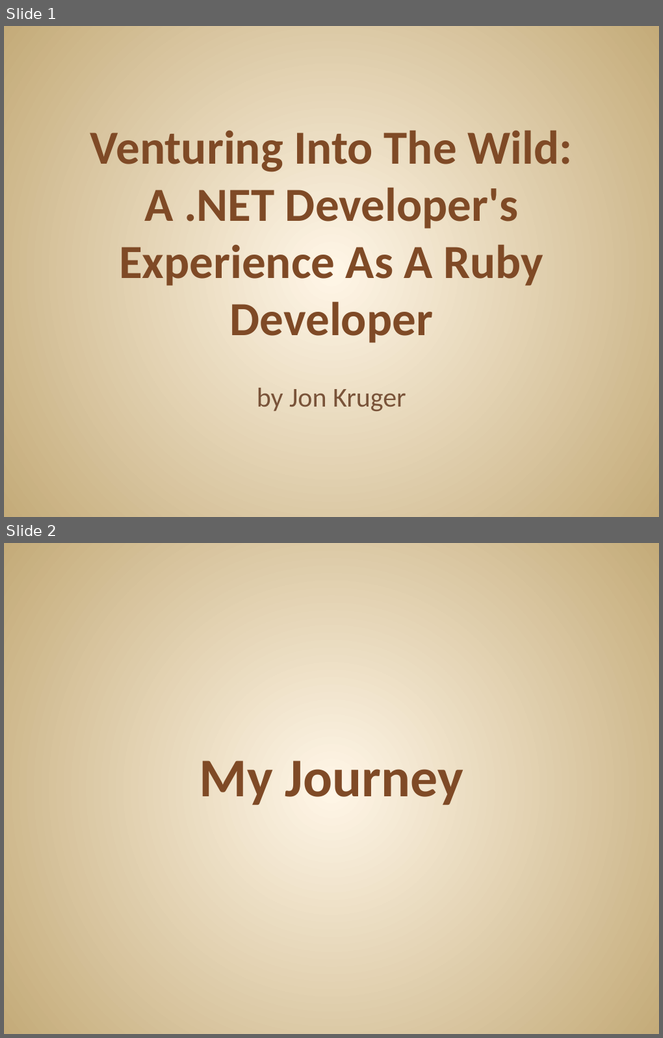
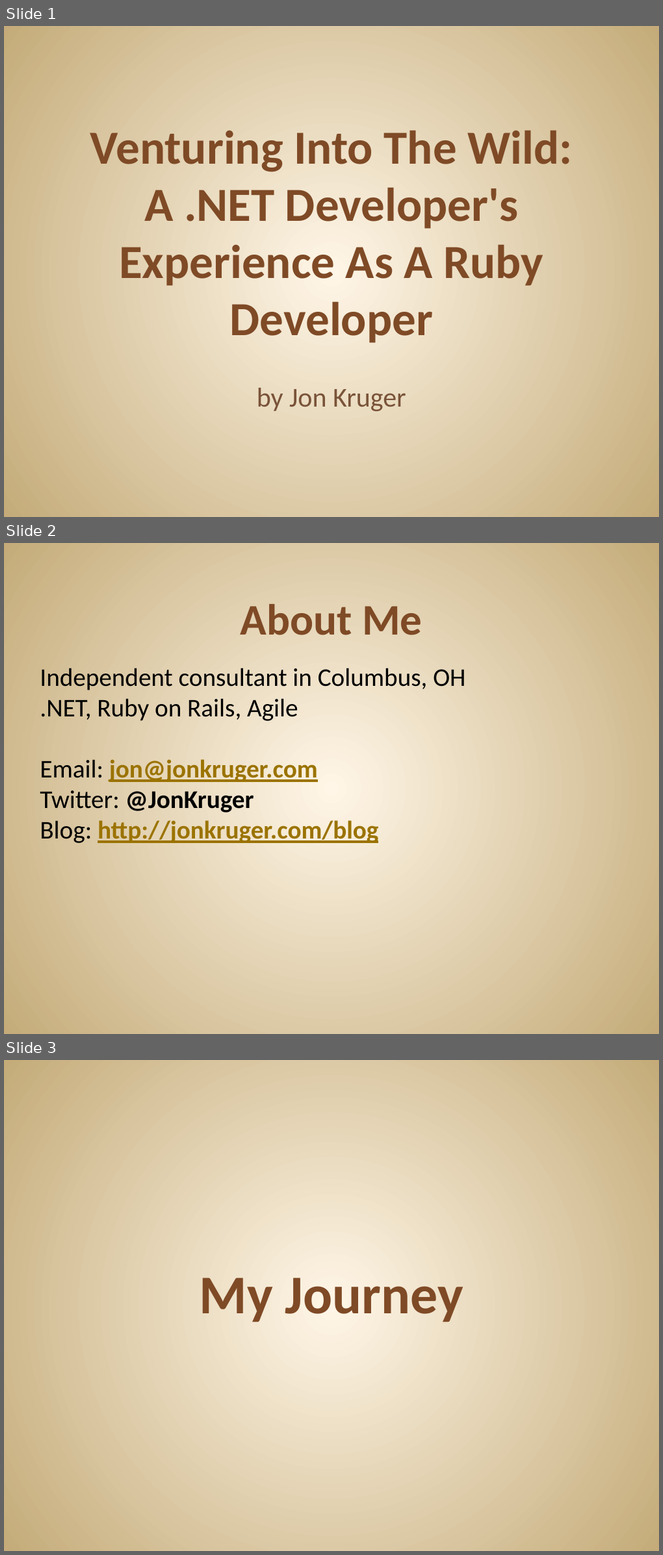
Before and after one commit to JonKruger/ruby-codemash, a slide deck: ruby-codemash.pptx. Shown one above the other, each under a label of ours: slides 1 and 2 before the commit, slides 1, 2 and 3 after it. The pictures are 663x1038 and 663x1555 pixels, drawn with LibreOffice and Linux fonts; fonts in the diff are those of the drawing. Boxes give left, top, right and bottom in pixels: in the first picture for what was removed or moved away, otherwise in the second. Text is boxed around its words. In the diff, an @@ line names an element or a change of style, - is before the commit and + after.

```diff
--- a/ruby-codemash.pptx
+++ b/ruby-codemash.pptx
@@ slide 2 added at <box>4,543,659,1034</box>, background gradient #FFF7E8 to #C4AA7A @@
@@ title added at <box>241,604,423,635</box>, 48 pt, text #804B26, bold @@
+About Me
@@ text added at <box>40,668,466,843</box>, 28 pt, text #000000 @@
+Independent consultant in Columbus, OH
+.NET, Ruby on Rails, Agile
+Email: jon@jonkruger.com
+Twitter: @JonKruger
+Blog: http://jonkruger.com/blog
@@ what was slide 2 is now slide 3 @@
```
Also in this commit, not shown: 5 slides changed, 1 other slide added, 1 other file.
